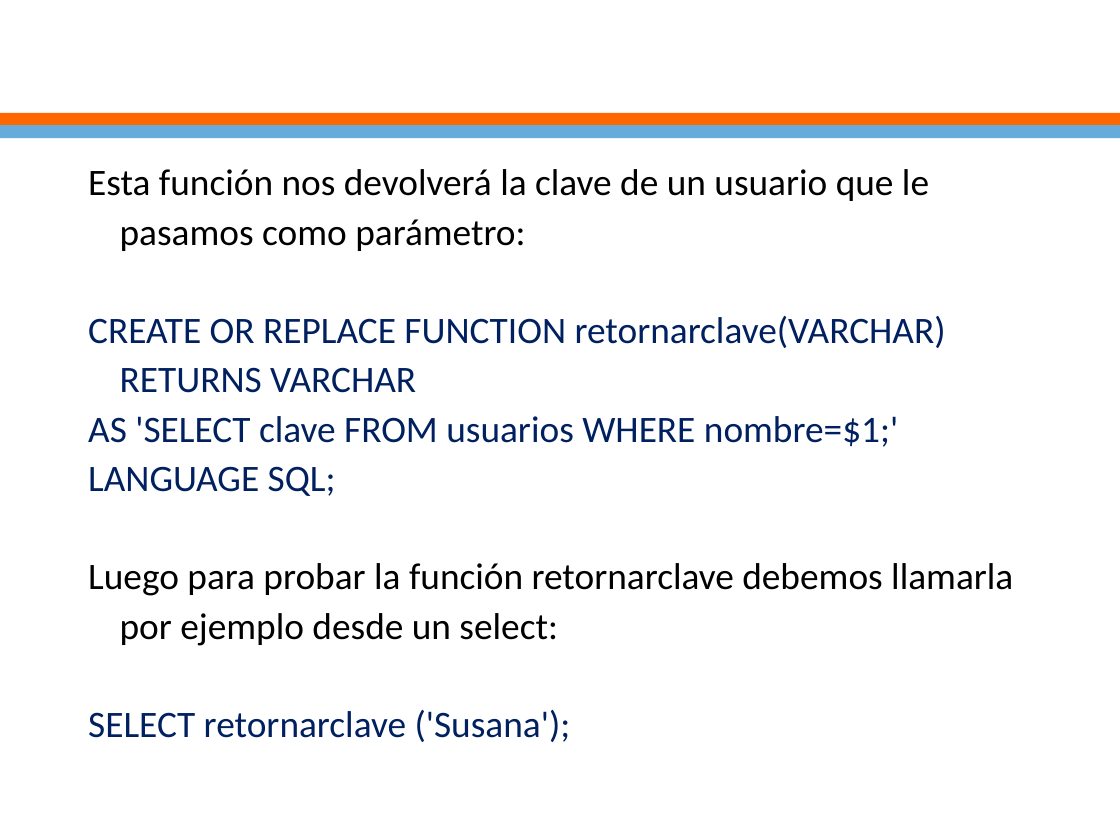
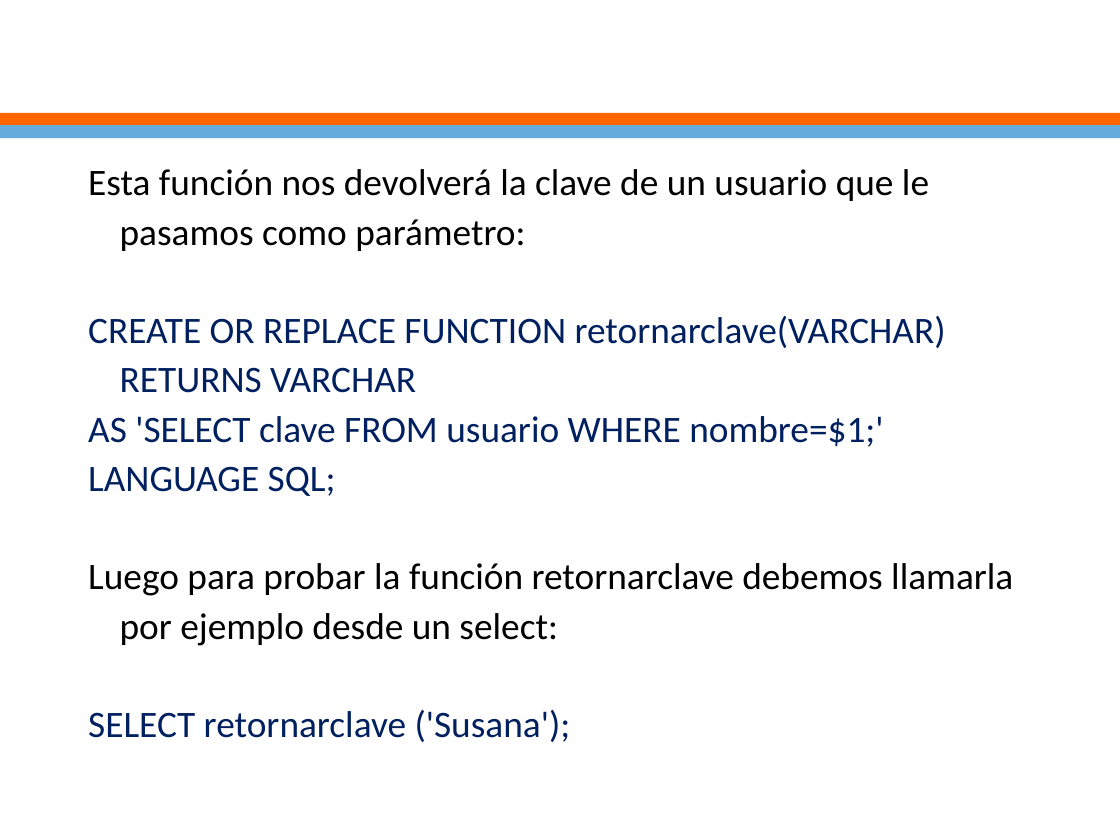
Before and after one commit to ejimenezdelgado/aplica_db_miercoles_2_2019, a slide deck: slide 14 of Clase 8/clase8.pptx. Drawn at 1120x840 pixels with LibreOffice and Linux fonts; fonts in the diff are those of the drawing; background and template pictures are left out. Boxes give left, top, right and bottom in pixels: in the first picture for what was removed or moved away, otherwise in the second. Text is boxed around its words. In the diff, an @@ line names an element or a change of style, - is before the commit and + after.

```diff
--- a/Clase 8/clase8.pptx
+++ b/Clase 8/clase8.pptx
@@ text at box(88, 416, 883, 447): text changed @@
-AS 'SELECT clave FROM usuarios WHERE nombre=$1;'
+AS 'SELECT clave FROM usuario WHERE nombre=$1;'
```
Also in this commit, not shown: 2 other slides changed, 1 other file.
